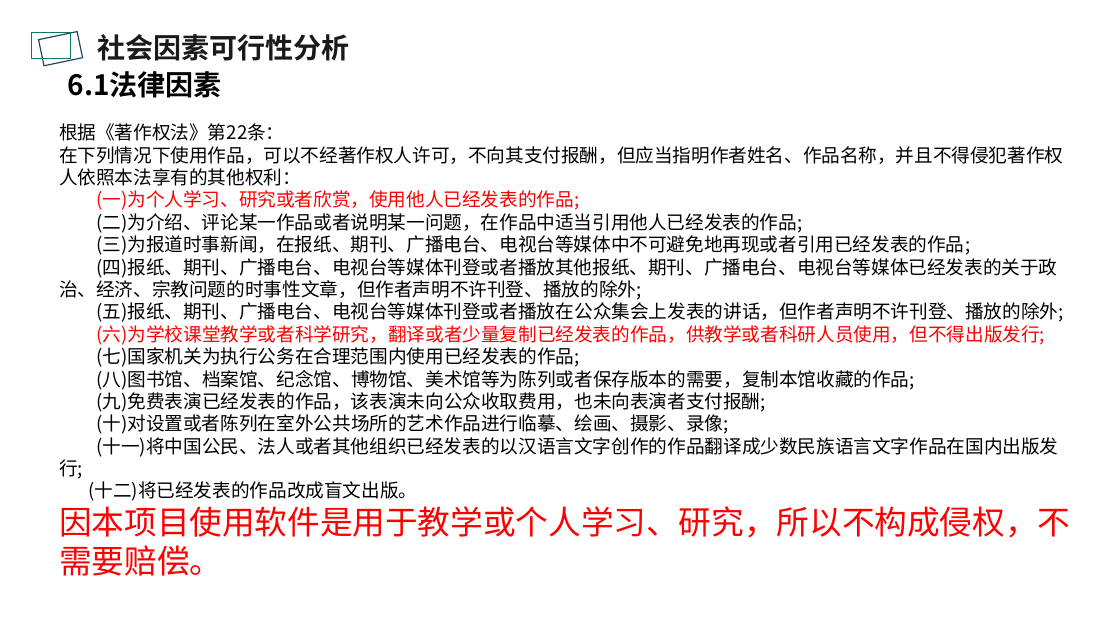
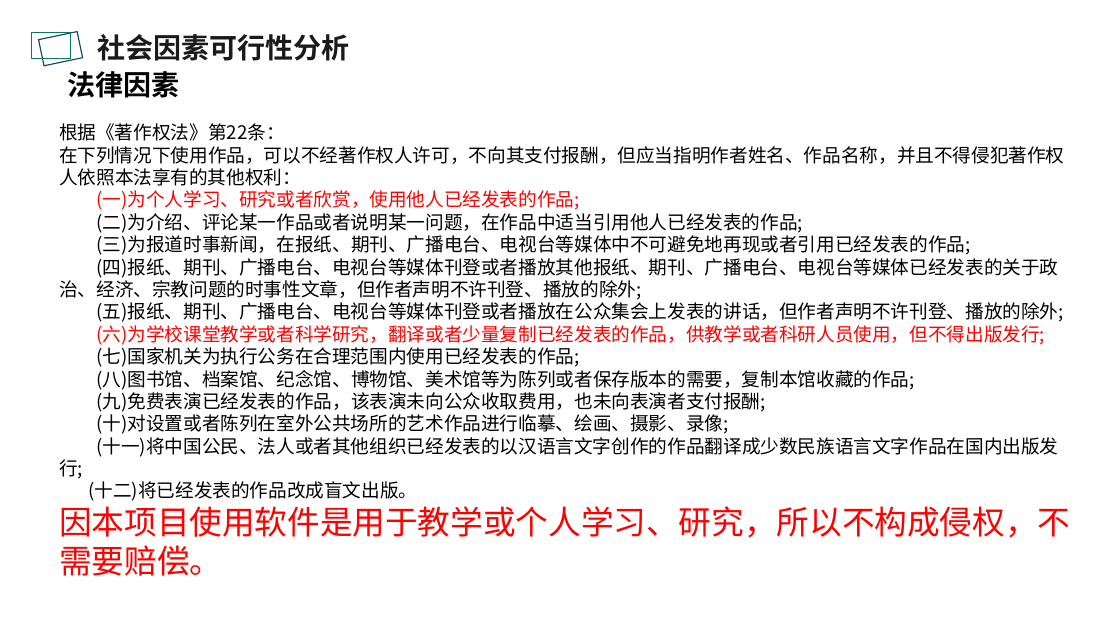
Before and after one commit to PRD2018-G10/TeachingAssistWebsiteProject, a slide deck: slide 16 of 受控文档/2.需求工程项目计划/PRD2018-G10-需求工程项目计划评审.pptx (slide 12 before the commit). Drawn at 1120x630 pixels with LibreOffice and Linux fonts; fonts in the diff are those of the drawing; background and template pictures are left out. Boxes give left, top, right and bottom in pixels: in the first picture for what was removed or moved away, otherwise in the second. Text is boxed around its words. In the diff, an @@ line names an element or a change of style, - is before the commit and + after.

```diff
--- a/受控文档/2.需求工程项目计划/PRD2018-G10-需求工程项目计划评审.pptx
+++ b/受控文档/2.需求工程项目计划/PRD2018-G10-需求工程项目计划评审.pptx
@@ text at [68, 71, 180, 98]: text changed @@
-6.1法律因素
+法律因素
```
Also in this commit, not shown: 4 other slides changed, 5 slides added, 3 other files.
